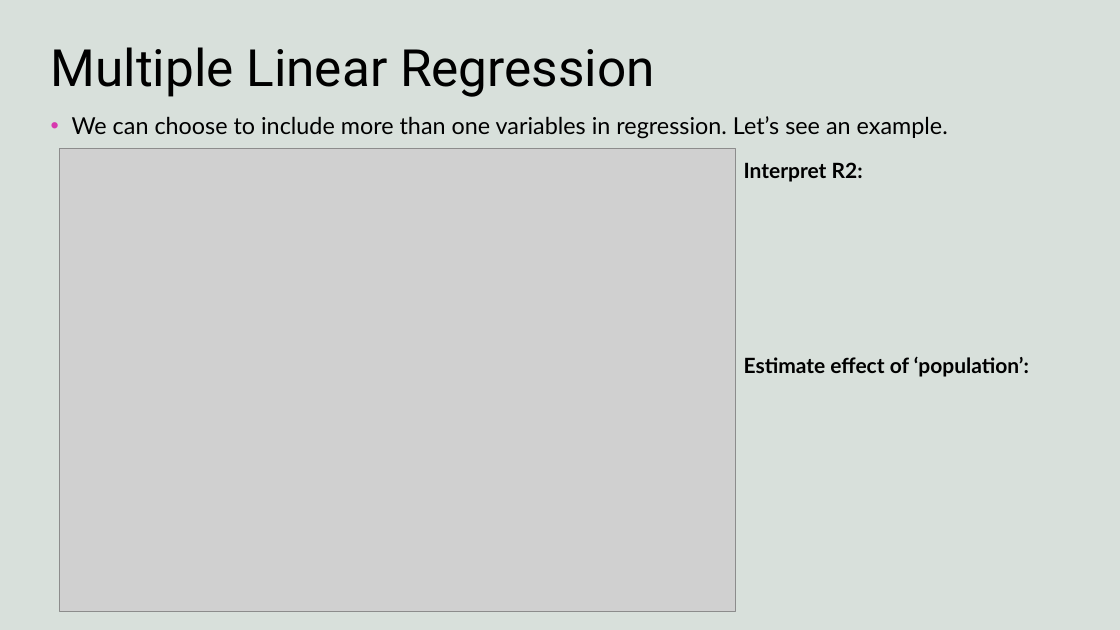
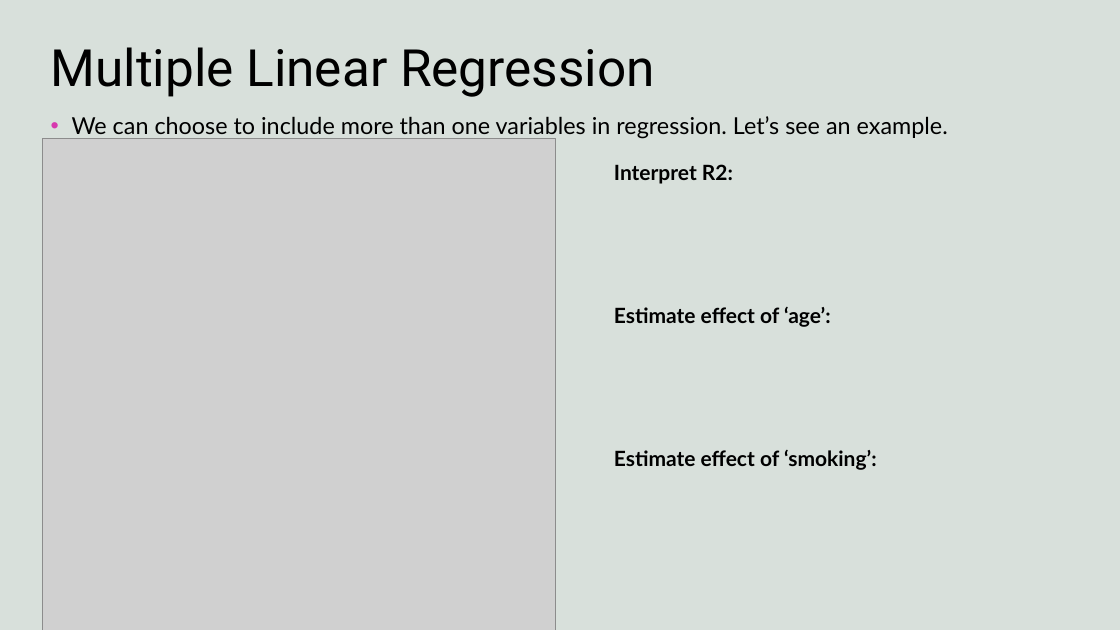
Before and after one commit to harshvardhaniimi/linear-regression, a slide deck: slide 20 of Slides.pptx (slide 17 before the commit). Drawn at 1120x630 pixels with LibreOffice and Linux fonts; fonts in the diff are those of the drawing; grey boxes stand for pictures; background and template pictures are left out. Boxes give left, top, right and bottom in pixels: in the first picture for what was removed or moved away, otherwise in the second. Text is boxed around its words. In the diff, an @@ line names an element or a change of style, - is before the commit and + after.

```diff
--- a/Slides.pptx
+++ b/Slides.pptx
@@ picture: place and size @@
-picture at (60,149,735,613)
+picture at (42,139,555,630)
@@ text "Interpret R2:": place and size @@
-text "Interpret R2:" at (744,162,863,182)
+text "Interpret R2:" at (614,164,733,184)
@@ text at (614,307,831,327): text changed @@
-Estimate effect of ‘population’:
+Estimate effect of ‘age’:
@@ text added at (614,450,877,470), 18 pt, text #000000, bold @@
+Estimate effect of ‘smoking’:
```
Also in this commit, not shown: 10 other slides changed, 7 slides added, 6 slides removed, 10 other files.
